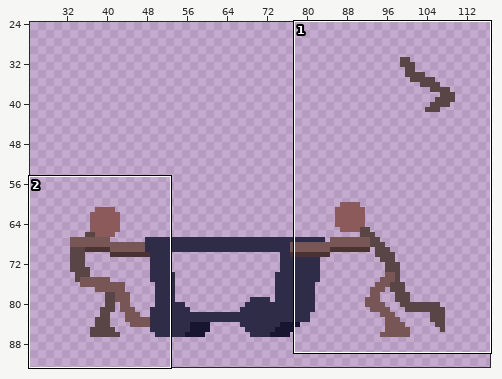
Two states of a pixel-art file, Assets/Graphics/Characters/fanart.aseprite. The picture above shows the old version from afar; the outline marks the close-up.
Close-up. The starting point:
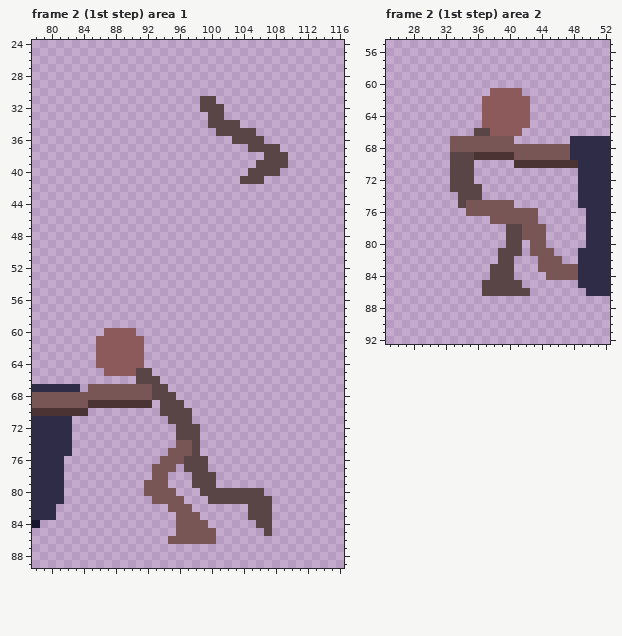
128x128 pixels, 9 frames. Shown: frame 2 (1st step) area 1: x 78..116, y 24..89; frame 2 (1st step) area 2: x 25..52, y 55..92. The wide view leaves out empty margins. The commit also changed other frames or places, which this record leaves out.
New version:
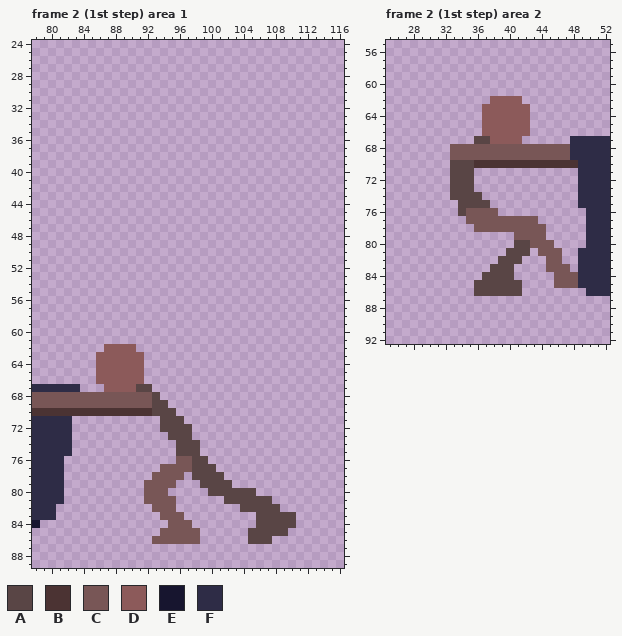
Palette (. is transparent): A #594545  B #4b3333  C #785656  D #8c5a5a  E #17152f  F #2e2c46
Log entry: 8 frames on 1st step (fanart)
Change:
--- frame 2 (1st step) area 1, layer "boy sk"
@@ x 97..111 @@
 30 ...............
-31 ..AA...........
-32 ..AAA..........
-33 ...AA..........
-34 ...AAAA........
-35 ....AAAAA......
-36 ......AAAA.....
-37 ........AAAA...
-38 ..........AAA..
-39 .........AAAA..
-40 ........AAAA...
-41 .......AAA.....
+31 ...............
+32 ...............
+33 ...............
+34 ...............
+35 ...............
+36 ...............
+37 ...............
+38 ...............
+39 ...............
+40 ...............
+41 ...............
 42 ...............
@@ x 78..116 @@
 59 .......................................
-60 .........DDDD..........................
-61 ........DDDDDD.........................
-62 ........DDDDDD.........................
+60 .......................................
+61 .......................................
+62 .........DDDD..........................
 63 ........DDDDDD.........................
 64 ........DDDDDD.........................
-65 .........DDDDAA........................
-66 .............AAA.......................
-67 FFFFFF.CCCCCCCCAA......................
-68 CCCCCCCCCCCCCCCAAA.....................
-69 CCCCCCCBBBBBBBB.AAA....................
-70 BBBBBBB.........AAAA...................
-71 FFFFF............AAA...................
-72 FFFFF.............AAA..................
-73 FFFFF.............AAA..................
-74 FFFFF.............CCA..................
-75 FFFFF............CCCA..................
-76 FFFF............CCCAAA.................
-77 FFFF...........CCC.AAA.................
-78 FFFF...........CC...AAA................
-79 FFFF..........CCC...AAA................
-80 FFFF..........CCCC...AAAAAAAA..........
-81 FFFF...........CCCC...AAAAAAAA.........
-82 FFF..............CCC.......AAA.........
-83 FFF...............CCC......AAA.........
-84 E.................CCCC......AA.........
-85 ..................CCCCC......A.........
-86 .................CCCCCC................
+65 ........DDDDDD.........................
+66 ........DDDDDD.........................
+67 FFFFFF...DDDDAA........................
+68 CCCCCCCCCCCCCCCA.......................
+69 CCCCCCCCCCCCCCCAA......................
+70 BBBBBBBBBBBBBBBAAA.....................
+71 FFFFF...........AAA....................
+72 FFFFF...........AAAA...................
+73 FFFFF............AAA...................
+74 FFFFF.............AAA..................
+75 FFFFF.............AAA..................
+76 FFFF..............CCAA.................
+77 FFFF............CCCCAAA................
+78 FFFF...........CCCC.AAAA...............
+79 FFFF..........CCCC...AAAA..............
+80 FFFF..........CCC.....AAAAAA...........
+81 FFFF..........CCCC......AAAAAA.........
+82 FFF............CCC........AAAAA........
+83 FFF.............CCC.........AAAAA......
+84 E................CCC........AAAAA......
+85 ................CCCCC......AAAAA.......
+86 ...............CCCCCC......AAA.........
 87 .......................................
--- frame 2 (1st step) area 2, layer "girl sk"
@@ x 35..44 @@
 60 ..........
-61 ...DDDD...
-62 ..DDDDDD..
+61 ..........
+62 ...DDDD...
 63 ..DDDDDD..
@@ x 25..52 @@
 65 ............DDDDDD..........
-66 ...........AADDDD...........
-67 ........CCCCCCCC.......FFFFF
+66 ............DDDDDD..........
+67 ...........AADDDD......FFFFF
 68 ........CCCCCCCCCCCCCCCFFFFF
-69 ........AAABBBBBCCCCCCCFFFFF
-70 ........AAA.....BBBBBBBBFFFF
+69 ........CCCCCCCCCCCCCCCFFFFF
+70 ........AAABBBBBBBBBBBBBFFFF
 71 ........AAA.............FFFF
 72 ........AAA.............FFFF
-73 ........AAAA............FFFF
-74 .........AAA............FFFF
-75 .........ACCCCCC........FFFF
-76 ..........CCCCCCCCC......FFF
-77 .............CCCCCC......FFF
-78 ...............AACCC.....FFF
-79 ...............AACCC.....FFF
-80 ...............AA.CC.....FFF
-81 ..............AAA.CCC...FFFF
-82 ..............AA...CCC..FFFF
-83 .............AAA...CCCCCFFFF
-84 .............AAA....CCCCFFFF
-85 ............AAAAA.......FFFF
-86 ............AAAAAA.......FFF
+73 ........AAA.............FFFF
+74 ........AAAA............FFFF
+75 .........AAAA...........FFFF
+76 .........ACCCC...........FFF
+77 ..........CCCCCCCCC......FFF
+78 ...........CCCCCCCCC.....FFF
+79 ................CCCC.....FFF
+80 ................AACCC....FFF
+81 ...............AAA.CCC..FFFF
+82 ..............AAA...CC..FFFF
+83 .............AAA....CCC.FFFF
+84 ............AAAA.....CCCFFFF
+85 ...........AAAAAA....CCCFFFF
+86 ...........AAAAAA........FFF
 87 ............................
